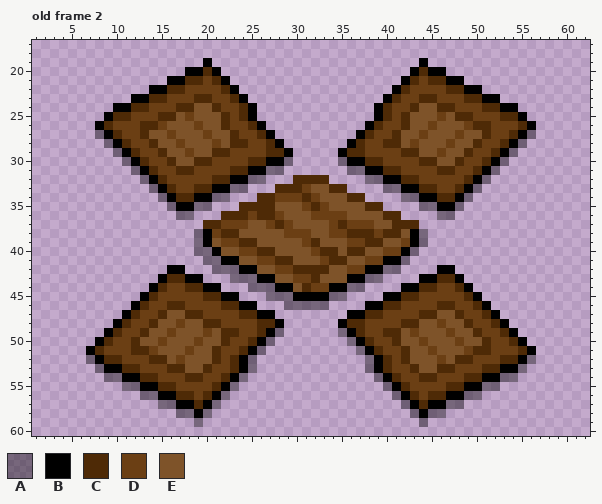
One commit to this pixel-art file: Assets/Sprites/GolfSprites/AsepriteFiles/powerup_crate-break-anim.aseprite. Above: the version before the commit.
64x64 pixels, 2 frames. Shown: old frame 2: x 1..62, y 17..60. The commit also changed other frames, which this record leaves out.
Visible layers, top first: "Layer 2", "Layer 1".
Palette (. is transparent): A #00000064  B #000000  C #4e2a06  D #6b3f14  E #7e5329
Pixels before, old frame 2 (only the part around the change), first column x 1:
17 ..............................................................
18 ..............................................................
19 ...................B.......................B..................
20 .................BBCB.....................BCBB................
21 ...............BBCCDCB...................BCDCCBB..............
22 .............BBCCDDDDCB.................BCDDDDCCBB............
23 ...........BBCCDDDCCDDCB...............BCDDCCDDDCCBB..........
24 .........BBCCDDDCCEECDDCB.............BCDDCEECCDDDCCBB........
25 ........BCCDDDCCEDEEECDCB.............BCDCEEEDECCDDDCCB.......
26 .......BCDDDCCDEEEDEECDDCB...........BCDDCEEDEEEDCCDDDCB......
27 .......ABCDDCEEDEEEDEECDDCB.........BCDDCEEDEEEDEECDDCBA......
28 ........ABCDDCEEDEEEDECCDDCB.......BCDDCCEDEEEDEECDDCBA.......
29 .........ABCDDCEEDEECCDDDDCCB.....BCCDDDDCCEEDEECDDCBA........
30 ..........ABCDDCEECCDDDDCCBBA.....ABBCCDDDDCCEECDDCBA.........
31 ...........ABCDDCCDDDDCCBBAA.......AABBCCDDDDCCDDCBA..........
32 ............ABCDDDDDCCBBAA...CCCC....AABBCCDDDDDCBA...........
33 .............ABCDDCCBBAA...CCCDEECC....AABBCCDDCBA............
34 ..............ABCCBBAA...CCDDDCDEEECC....AABBCCBA.............
35 ...............ABBAA...CCCCEEEDCDEEEECC....AABBA..............
36 ................AA...CCCDCCDEEEDDDDEEEECC....AA...............
37 ...................CCDDDEEDCDEEEEDCDDDEECCC...................
38 ..................ABDCCEEEEEDDDEEDDCCCDCCEBA..................
39 ..................ABEDDCCEEEEEDCEEEDDCCEEDBA..................
40 ..................AABEEDDCCEEEEDCCECCEEDDBA...................
41 ...................AABBEEDDCCEEEDCCEEDDBBA....................
42 ...............BB...AAABBEEDDCCCCEEDDBBAA....BB...............
43 ..............BCCBB...AAABBEEDDCEEEBBAA....BBCCB..............
44 .............BCDDCCBB...AAABBECDDBBAA....BBCCDDCB.............
45 ............BCDDDDDCCBB...AAABBBBAA....BBCCDDDDDCB............
46 ...........BCDDCCDDDDCCBB...AAAAA....BBCCDDDDCCDDCB...........
47 ..........BCDDCEECCDDDDCCBB........BBCCDDDDCCEECDDCB..........
48 .........BCDDCEEDEECCDDDDCCB......BCCDDDDCCEEDEECDDCB.........
49 ........BCDDCEEDEEEDECCDDCBA......ABCDDCCEDEEEDEECDDCB........
50 .......BCDDCEEDEEEDEECDDCBA........ABCDDCEEDEEEDEECDDCB.......
51 ......BCDDDCCDEEEDEECDDCBA..........ABCDDCEEDEEEDCCDDDCB......
52 ......ABCCDDDCCEDEEECDCBA............ABCDCEEEDECCDDDCCBA......
53 .......ABBCCDDDCCEECDDCBA............ABCDDCEECCDDDCCBBA.......
54 ........AABBCCDDDCCDDCBA..............ABCDDCCDDDCCBBAA........
55 ..........AABBCCDDDDCBA................ABCDDDDCCBBAA..........
56 ............AABBCCDCBA..................ABCDCCBBAA............
57 ..............AABBCBA....................ABCBBAA..............
58 ................AABA......................ABAA................
59 ..................A........................A..................
60 ..............................................................
And afterwards:
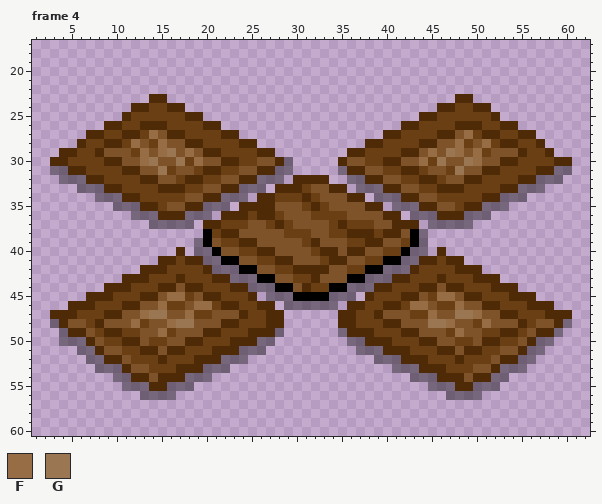
Colours new in this view: F #966d44  G #9b7653
A new or re-ordered frame is compared with the old frame closest to it.
Difference:
frames 2 -> 4
Changed rows in their new state; - is an unchanged pixel.
Frame 4 is new; against old frame 2, layers "Layer 2", "Layer 1":
first column x 3:
19 -----------------.-----------------------.----------------
20 ---------------....---------------------....--------------
21 -------------.......-------------------.......------------
22 -----------..........-----------------..........----------
23 ---------..--.........---------------........C-...--------
24 -------..----C-........-------------.......----C-...------
25 ------..----DDDCC......-------------.....CC-DDD--C...-----
26 -----.-C----CDDD-CC.....-----------....-CD-DDCC-D-CC..----
27 ----CCDDCCDF-CCDD-DC-....---------...C-DD-DCCEFD-C-DCC----
28 ---CDDCCDFEDF-ECCD-DD-C...-------..CCDDD-CC-EFDEF--CDDC---
29 -CCDDCEEEDFEFG-F-C-D---C-..-----.---------FEGFEF-EEECDDC--
30 CCDDDDCCEEFGEEGDFEECC-DEEC------CEEDDCCEEFDG-EGFEECCDDDDCC
31 AACCDDDDCCEEG-EE-CC-DEECC-A-----ACCEEDDCC-EEDGEECCDDDDCCAA
32 -AAACCDDDDCCEE-CC-DEECC-AA-------AACCEEDDCC-EE-CDDDDCCAAA-
33 ---AAACCDDDDC-C-DEECC-AA----------AAACCEEDDCC-DDDDCCAAA---
34 -----AAACCDDDDDEECC-AA--------------AAACCEEDDDDDCCAAA-----
35 -------AAACCDEECC-AA------------------AAACCEEDCCAAA-------
36 ---------AAACCC-AA----------------------AAACCCAAA---------
37 -----------AAAAA--------------------------AAAAA-----------
38 ----------------.-----------------------------------------
40 --------------C--------------------------A-C--------------
41 ------------CCDCC-----------------------ACCDCC------------
42 ----------CCCDDDDC---------------------ACDDDDCCC----------
43 --------CCCDDD-DDDCC-----------------ACCDDD-DDDCCC--------
44 ------CCCDDD-CE--DDDCC-------------ACCDDD--EC-DDDCCC------
45 ----CCCDDDC-EFF-E--DDDC----------A-CDDD--E-FFE-CDDDCCC----
46 --CCCDDDCCEEFDDEFF---DDCC------A-CCDD---FFEDDFEECCDDDCCC--
47 CCCDDDCCEEFGG--FD-EEE-DDCC------CCDD-EEE-DF--GGFEECCDDDCCC
48 ACEEDCEEEF-E-FGG-EECC--D-C------C-D--CCEE-GGF-E-FEEECDEECA
49 -ACCEDC---E-F----CCDD-C-C--------C-C-DDCC----F-E---CDECCA-
50 -AAACED-C--D---CCDDDCC-A----------A-CCDDDCC---D--C-DECAA--
51 ---AA-EE-D-C-CC-DD-CCAA------------AACC-DD-CC-C-D-EE-AA---
52 -----A--E--D-D-DCC-AAA.------------.AAA-CCD-D-D--E--A-----
53 ------AA-EE--D-CCAAA...------------...AAACC-D--EE-AA------
54 ------.-AC-ECCCAAA....--------------....AAACCCE-CA-.------
55 ----------AC-AAA.....----------------.....AAA-CA----------
56 ------------AA......------------------......AA------------
57 ------------.......--------------------.......------------
58 --------------....----------------------....--------------
59 ----------------.------------------------.----------------
